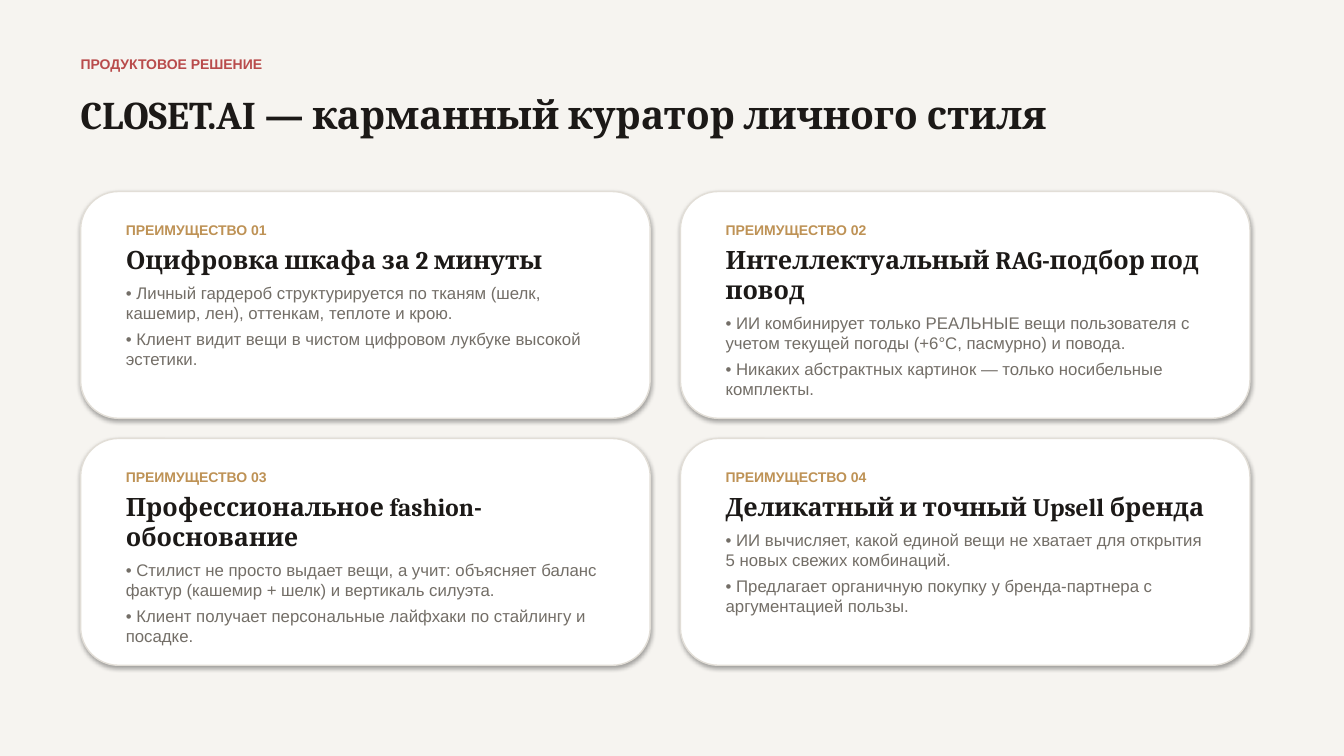
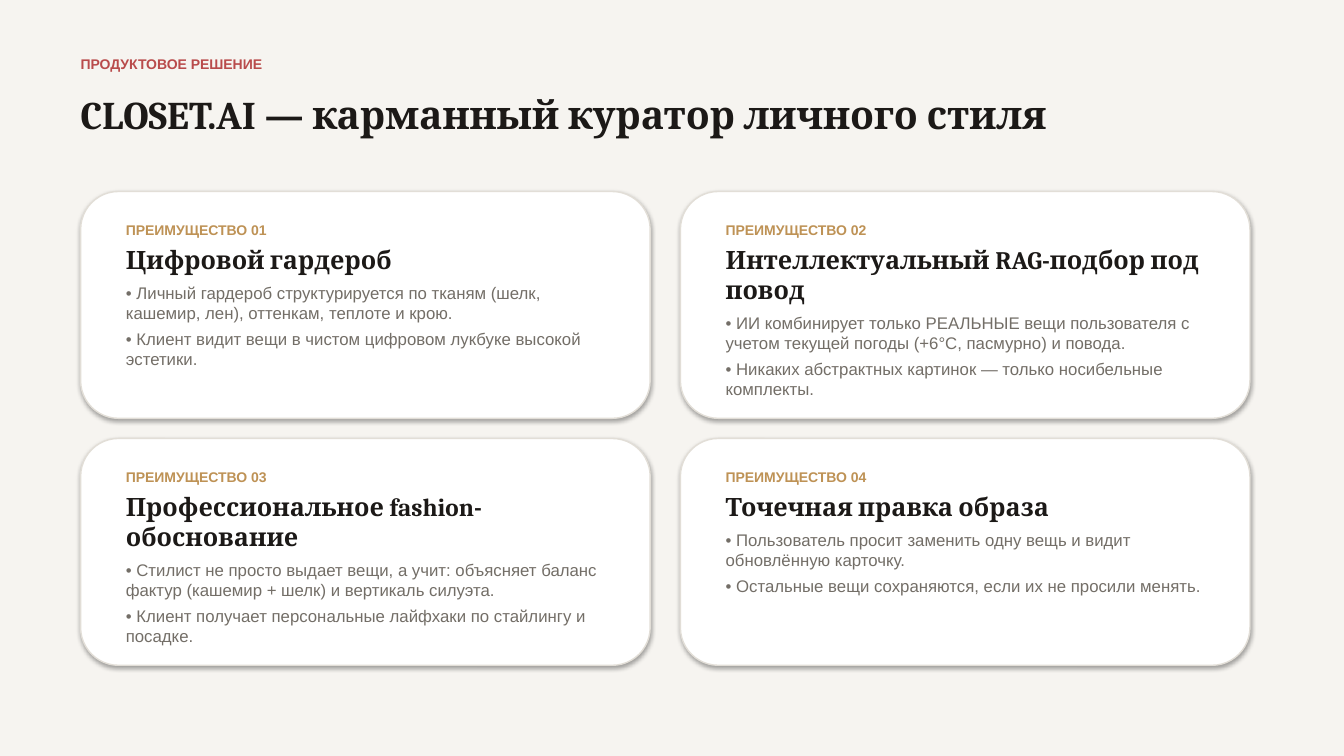
Before and after one commit to SachaXoDev/NIRS_AI_stilist, a slide deck: slide 3 of AI_Stylist_Presentation.pptx. Drawn at 1344x756 pixels with LibreOffice and Linux fonts; fonts in the diff are those of the drawing. Boxes give left, top, right and bottom in pixels: in the first picture for what was removed or moved away, otherwise in the second. Text is boxed around its words. In the diff, an @@ line names an element or a change of style, - is before the commit and + after.

```diff
--- a/AI_Stylist_Presentation.pptx
+++ b/AI_Stylist_Presentation.pptx
@@ text at [126, 249, 392, 275]: text changed @@
-Оцифровка шкафа за 2 минуты
+Цифровой гардероб
@@ text at [726, 496, 1200, 596]: text changed @@
-Деликатный и точный Upsell бренда
-• ИИ вычисляет, какой единой вещи не хватает для открытия 5 новых свежих комбинаций.
-• Предлагает органичную покупку у бренда-партнера с аргументацией пользы.
+Точечная правка образа
+• Пользователь просит заменить одну вещь и видит обновлённую карточку.
+• Остальные вещи сохраняются, если их не просили менять.
```
Also in this commit, not shown: 6 other slides changed, 1 slide added, 1 slide removed, 4 other files.
